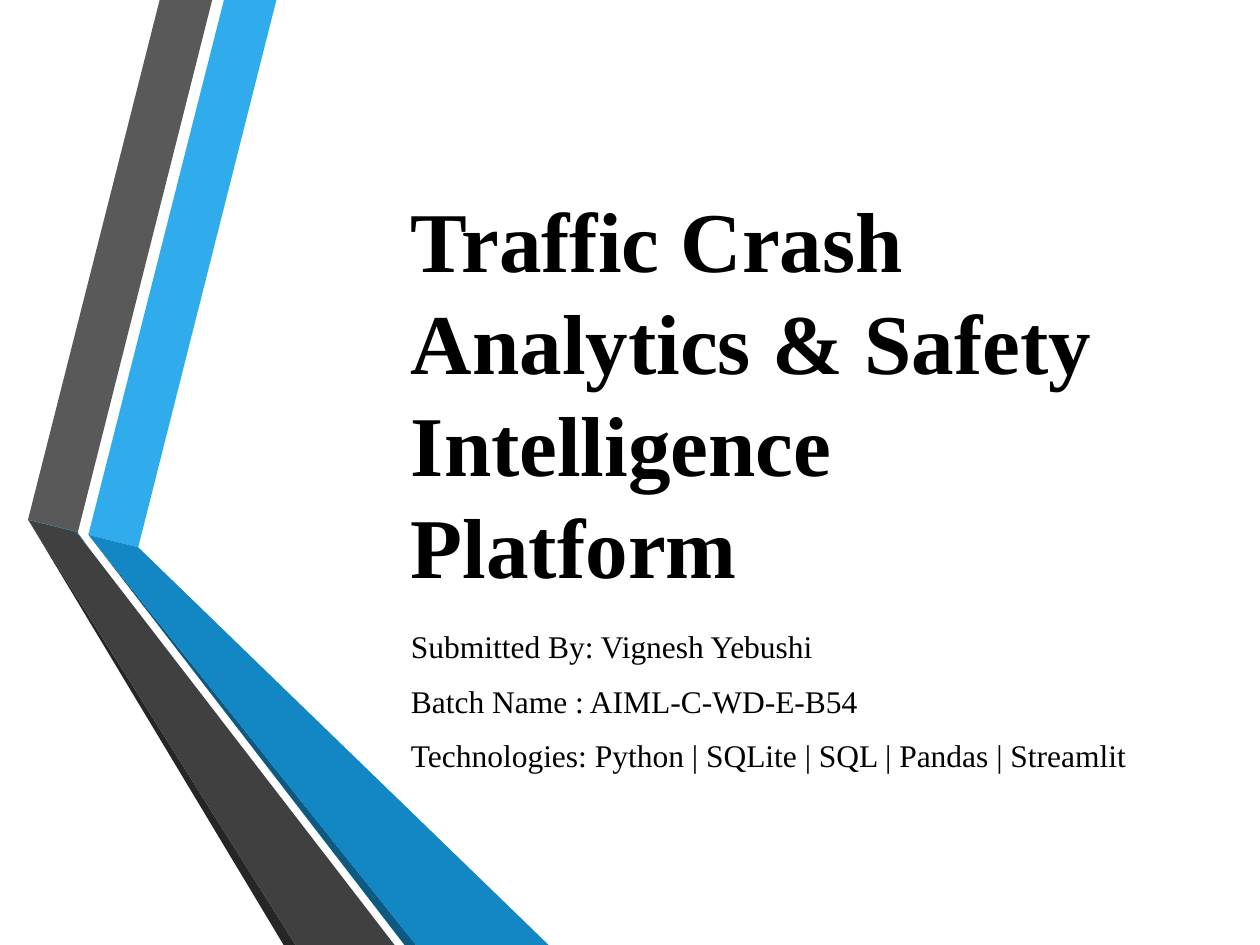
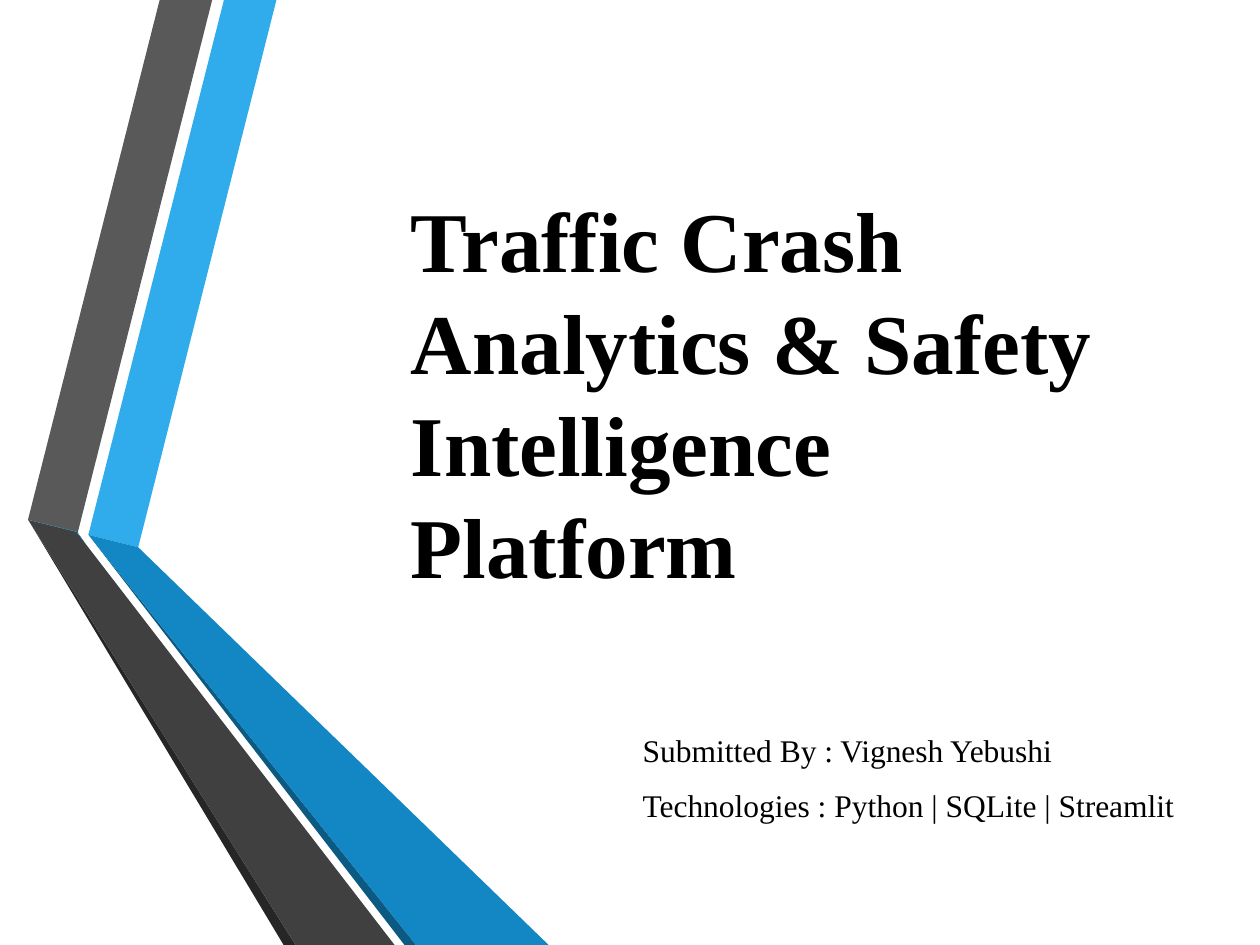
Before and after one commit to VigneshYebushi/Traffic-Crash-Analytics-Safety-Intelligence-Platform, a slide deck: slide 1 of Traffic_Crash_Analytics.pptx. Drawn at 1260x945 pixels with LibreOffice and Linux fonts; fonts in the diff are those of the drawing; background and template pictures are left out. Boxes give left, top, right and bottom in pixels: in the first picture for what was removed or moved away, otherwise in the second. Text is boxed around its words. In the diff, an @@ line names an element or a change of style, - is before the commit and + after.

```diff
--- a/Traffic_Crash_Analytics.pptx
+++ b/Traffic_Crash_Analytics.pptx
@@ subtitle at <box>643,740,1174,823</box>: text changed @@
-Submitted By: Vignesh Yebushi
-Batch Name : AIML-C-WD-E-B54
-Technologies: Python | SQLite | SQL | Pandas | Streamlit
+Submitted By : Vignesh Yebushi
+Technologies : Python | SQLite | Streamlit
```
Also in this commit, not shown: 1 slide added, 1 other file.
